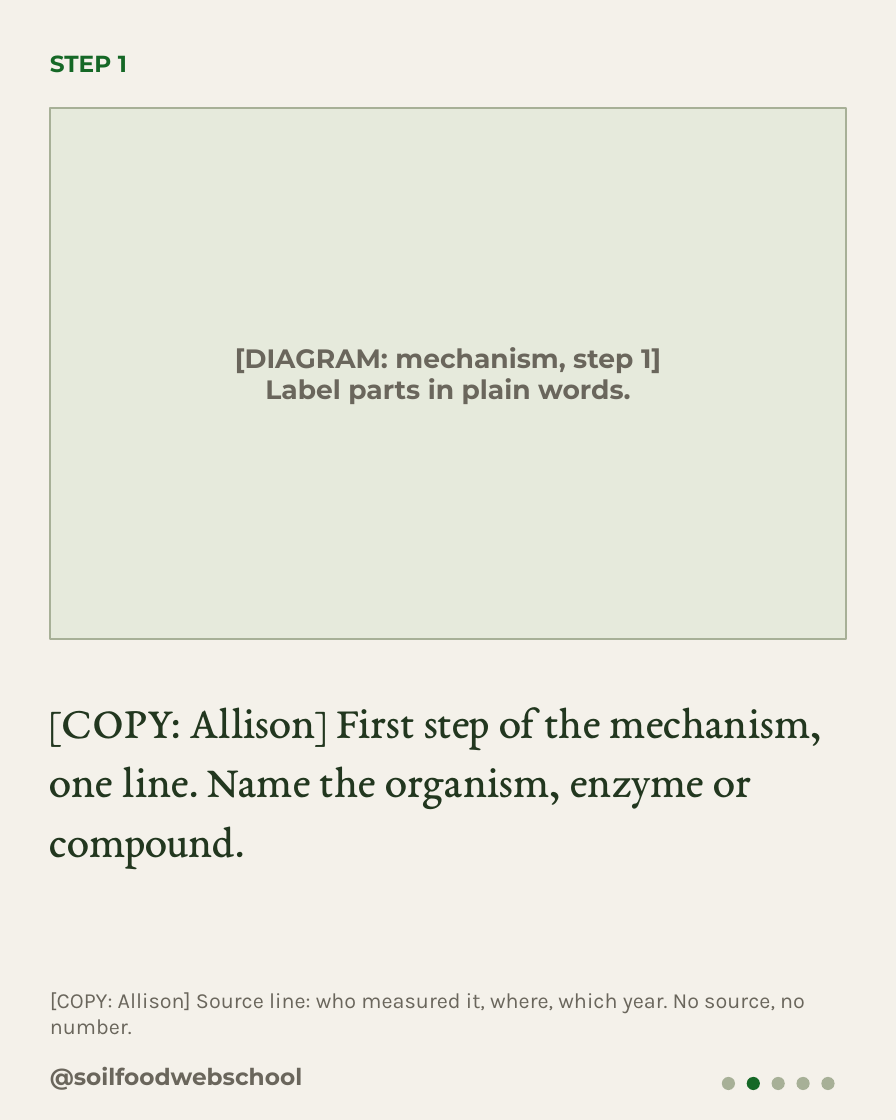
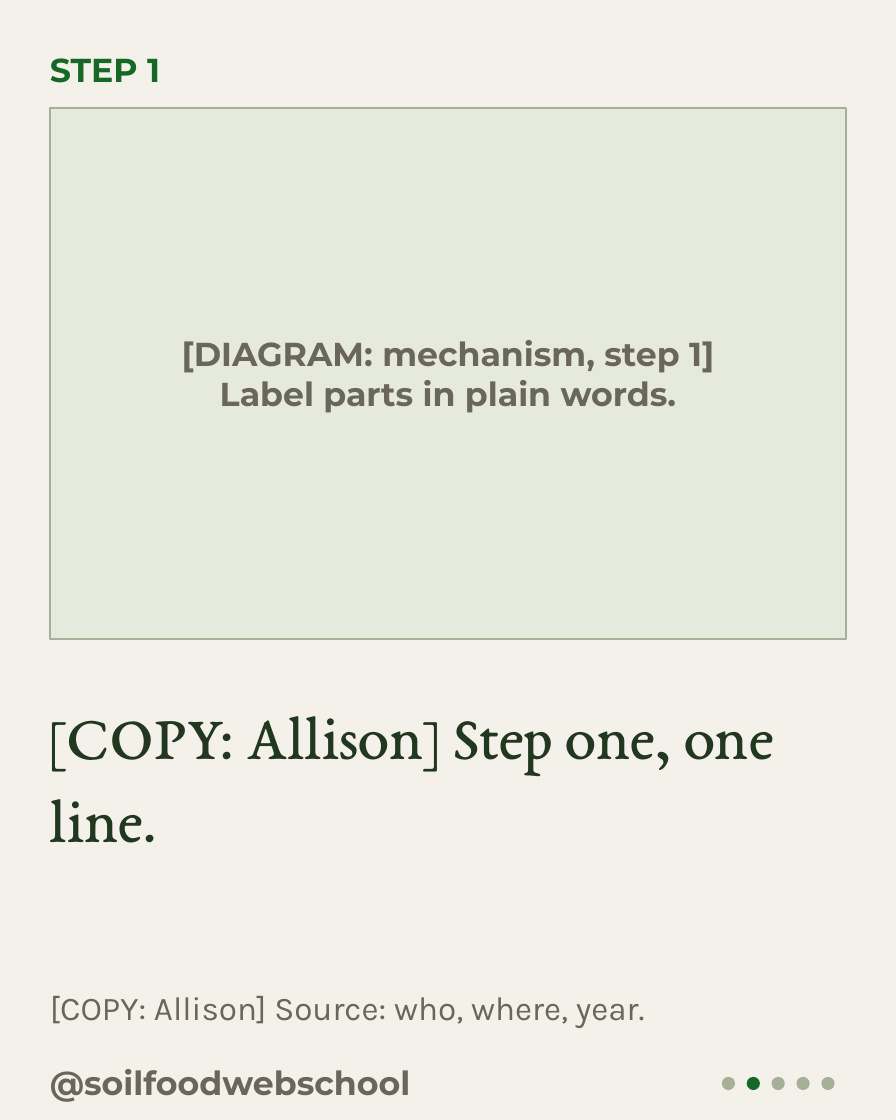
Before and after one commit to linneamoritznyc/SFW-SocialMedia, a slide deck: slide 2 of templates/carousels/did-you-know.pptx. Drawn at 896x1120 pixels with LibreOffice and Linux fonts; fonts in the diff are those of the drawing. Boxes give left, top, right and bottom in pixels: in the first picture for what was removed or moved away, otherwise in the second. Text is boxed around its words. In the diff, an @@ line names an element or a change of style, - is before the commit and + after.

```diff
--- a/templates/carousels/did-you-know.pptx
+++ b/templates/carousels/did-you-know.pptx
@@ text "STEP 1" at (50, 58, 160, 83): size 21 to 30 pt @@
@@ text "[DIAGRAM: mechanism, step 1]" at (182, 340, 714, 413): size 24 to 30 pt @@
@@ text at (50, 716, 774, 843): text changed; size 40.5 to 57 pt @@
-[COPY: Allison] First step of the mechanism, one line. Name the organism, enzyme or compound.
+[COPY: Allison] Step one, one line.
@@ text at (50, 996, 645, 1028): text changed; size 19.5 to 30 pt @@
-[COPY: Allison] Source line: who measured it, where, which year. No source, no number.
+[COPY: Allison] Source: who, where, year.
@@ text "@soilfoodwebschool" at (50, 1069, 411, 1102): size 21 to 30 pt @@
```
Also in this commit, not shown: 4 other slides changed, 14 other files.
